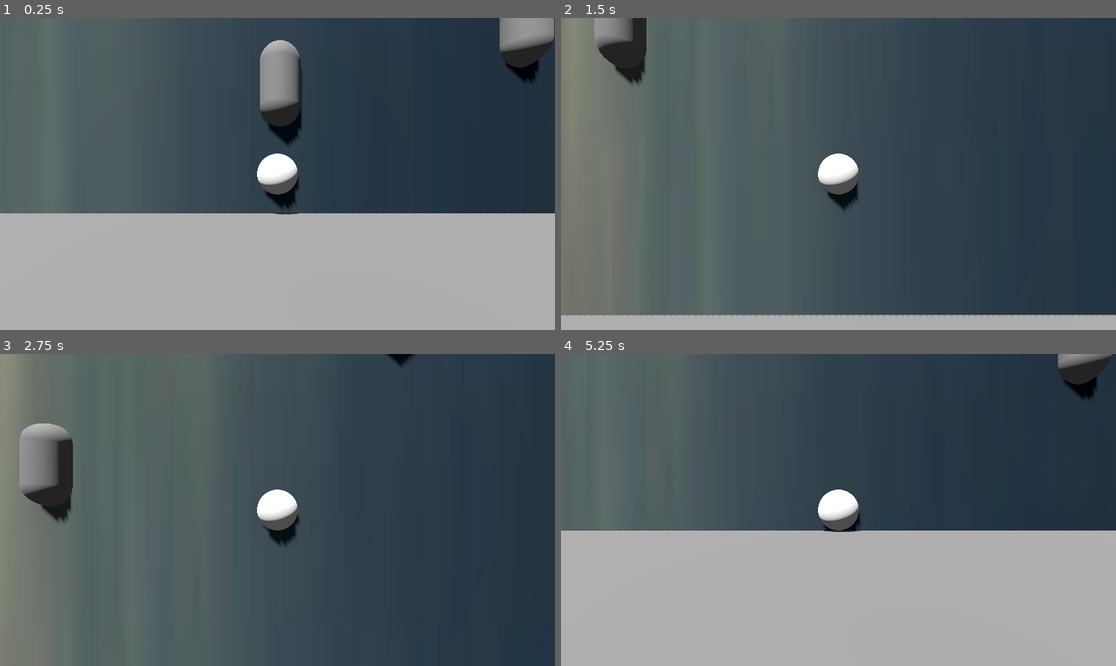
Above: before the commit, frames 1-4 (two rows, left to right).
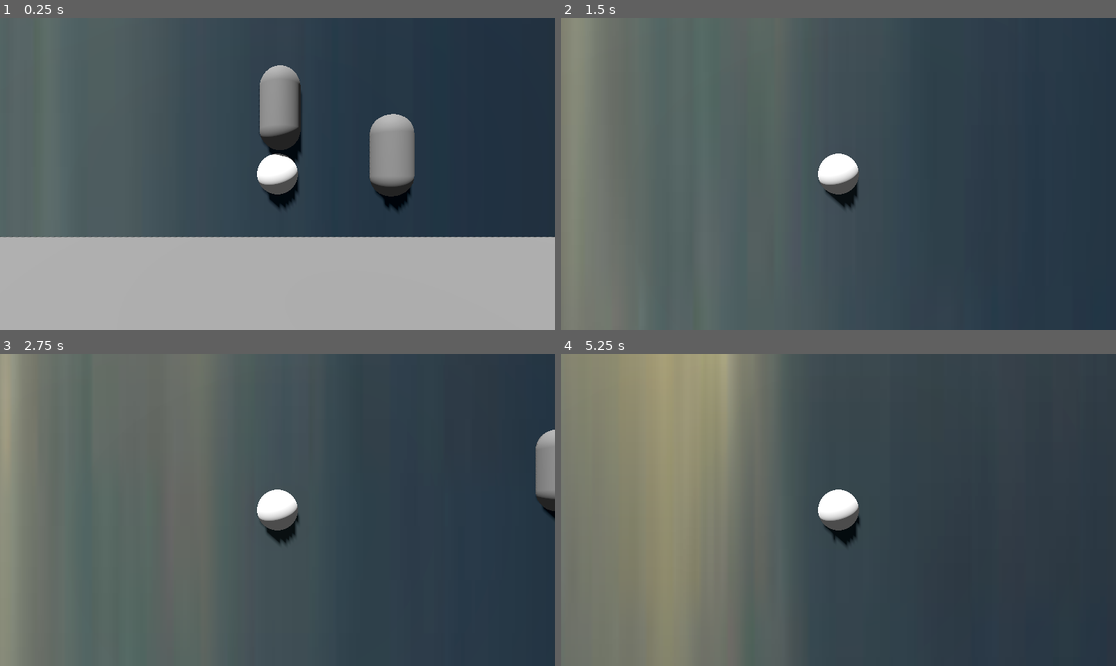
Above: after the commit, the same moments.

Repository: akkajoe/FallingUp
Game: Godot game, scene res://main.tscn
Same seed, same stepped clock (60 frames per second), same inputs: the game is played once before the commit and once after it.
Inputs:
- Up to frame 1 (0.25 s): no input
- Up to frame 2 (1.5 s): hold Right (right) 0.53-1.28 s; hold A (left) from 1.28 s (still down)
- Up to frame 3 (2.75 s): release A (left) at 2.03 s; hold Right (right) from 2.03 s (still down)
- Up to frame 4 (5.25 s): release Right (right) at 3.53 s; hold A (left) from 3.53 s (still down)

The runs differ from the first frame. In frame 1, 13% of the frame differs, in the area x 0-100%, y 0-71%; in frame 2, 6.2%; in frame 3, 3.2%; in frame 4, 67%, in the area x 0-100%, y 0-100%.

Commit message:
Gravity works, collides with floor for gameover state

Diff:
--- /dev/null
+++ b/fallingup/char.tscn
@@ -0,0 +1,5 @@
+[gd_scene load_steps=2 format=3 uid="uid://viefpfpfle43"]
+
+[ext_resource type="PackedScene" uid="uid://cf0ehsc1gqtss" path="res://assets/char/player.glb" id="1_njpxk"]
+
+[node name="player" instance=ExtResource("1_njpxk")]
--- a/fallingup/chunk.gd
+++ b/fallingup/chunk.gd
@@ -1,8 +1,8 @@
 extends Node3D
 
-@export var chunk_height  = 100.0
+@export var chunk_height  = 300.0
 @export var obstacle_scene = preload("res://obstacle.tscn")
-@export var obstacles_per_chunk = 800
+@export var obstacles_per_chunk = 300
 
 # shared across all chunks, only for spacing checks:
 static var global_positions: Array[Vector3] = []
--- a/fallingup/main.tscn
+++ b/fallingup/main.tscn
@@ -19,7 +19,7 @@
 
 [sub_resource type="Environment" id="Environment_272bh"]
 glow_enabled = true
-glow_intensity = 0.25
+glow_intensity = 0.03
 glow_strength = 0.0
 glow_blend_mode = 0
 
--- a/fallingup/player.gd
+++ b/fallingup/player.gd
@@ -1,23 +1,29 @@
 extends CharacterBody3D
 
-@export var float_speed = 2.0
+@export var float_speed = 4.5
 @export var sink_speed = 2.0
 @export var drift_speed = 4.0
 @export var drift_smoothness = 5.0
-@export var sink_delay = 3.0   # secs without collect : sinking
-@export var gameover_delay = 5.0   # secs of sinking : game over
-@export var glow_green_threshold = 2.0  # glow level at which we turn green
-@onready var mesh := $Node3D/MeshInstance3D as MeshInstance3D
-@onready var world_env := get_tree().get_current_scene().get_node("WorldEnvironment") as WorldEnvironment
+@export var sink_delay = 5.0
+@export var glow_green_threshold = 2.0
+
+@export var glow_fall_rate := 0.1    # glow units lost per second while sinking
+@export var ground_delay = 2.0       # seconds on ground before red
+
+@onready var mesh = $Node3D/MeshInstance3D as MeshInstance3D
+@onready var world_env = get_tree().get_current_scene().get_node("WorldEnvironment") as WorldEnvironment
 
 var state = "floating"
 var time_since_last_collect = 0.0
+
+var _ground_contact_started = false
+var _ground_contact_time = 0.0
+
 var override_mat: StandardMaterial3D
 var gravity = ProjectSettings.get_setting("physics/3d/default_gravity")
 
 func _ready():
 	name = "player"
-	# install one global override
 	var orig = mesh.mesh.surface_get_material(0) as StandardMaterial3D
 	if orig == null:
 		orig = StandardMaterial3D.new()
@@ -27,44 +33,67 @@
 func _physics_process(delta):
 	time_since_last_collect += delta
 
+	# start sinking if no collection
 	if state == "floating" and time_since_last_collect >= sink_delay:
 		state = "sinking"
-		# subtract glow
-		world_env.environment.glow_strength = clamp(
-			world_env.environment.glow_strength - 0.15, 0.0, 5.0
-		)
 		time_since_last_collect = 0.0
 		print("No collections for %.1f s — sinking!" % sink_delay)
 
-	# Check for green glow threshold
+	# win immediately if glow too high
 	if world_env.environment.glow_strength >= glow_green_threshold:
-		override_mat.albedo_color = Color(0, 1, 0)  # turn the player green
+		override_mat.albedo_color = Color(0, 1, 0)
 		state = "gameover"
+		return
 
-	# movement
+	# continuous fade while falling (before hitting ground)
+	if state == "sinking" and not is_on_floor():
+		# apply gravity
+		velocity.y -= gravity * delta
+		# fade the glow every frame
+		world_env.environment.glow_strength = clamp(
+			world_env.environment.glow_strength - glow_fall_rate * delta,
+			0.0, glow_green_threshold
+		)
+	if is_on_floor():
+		print("On floor")
+	# ground‐hit timer
+	if state == "sinking" and is_on_floor():
+		if not _ground_contact_started:
+			print("CHECK")
+			_ground_contact_started = true
+			_ground_contact_time = 0.0
+		else:
+			_ground_contact_time += delta
+			print("CHECK2")
+			if _ground_contact_time >= ground_delay:
+				state = "gameover"
+				override_mat.albedo_color = Color(1, 0, 0)
+				print("GAME OVER: on ground for %.1f s" % ground_delay)
+		return
+	else:
+		_ground_contact_started = false
+
+	# movement & drift
 	match state:
-		"floating": velocity.y = float_speed
-		# Add gravity
-		"sinking": velocity.y -= gravity * delta
-		#"sinking":  velocity.y = -sink_speed
-		"gameover": velocity = Vector3.ZERO
+		"floating":
+			velocity.y = float_speed
+		"sinking":
+			# gravity already applied above
+			pass
+		"gameover":
+			velocity = Vector3.ZERO
 
 	var in_x = Input.get_axis("left","right")
 	velocity.x = lerpf(velocity.x, in_x * drift_speed, drift_smoothness * delta)
+
 	move_and_slide()
-
-	if state == "sinking" and time_since_last_collect >= gameover_delay:
-		state = "gameover"
-		print("GAME OVER")
-		override_mat.albedo_color = Color(1, 0, 0)  # on game over, red
 
 func register_collected_obstacle(_obs: Node) -> void:
 	state = "floating"
 	time_since_last_collect = 0.0
-	# on collect we bump glow up
+	_ground_contact_started = false
 	world_env.environment.glow_strength = clamp(
-		world_env.environment.glow_strength + 0.15, 0.0, 5.0
+		world_env.environment.glow_strength + 0.02, 0.0, glow_green_threshold
 	)
+	override_mat.albedo_color = Color(1, 1, 1)
 	print("Collected! Glow is now ", world_env.environment.glow_strength)
-	# reset color back to white whenever you collect
-	#override_mat.albedo_color = Color(1, 1, 1, 1)
Not shown, added: fallingup/assets/char/char.blend.import
Not shown, removed: fallingup/untitled.glb.import
Not shown, added: fallingup/assets/char/char.blend
Not shown, added: fallingup/assets/char/char.blend1
Not shown, changed: fallingup/untitled.glb
